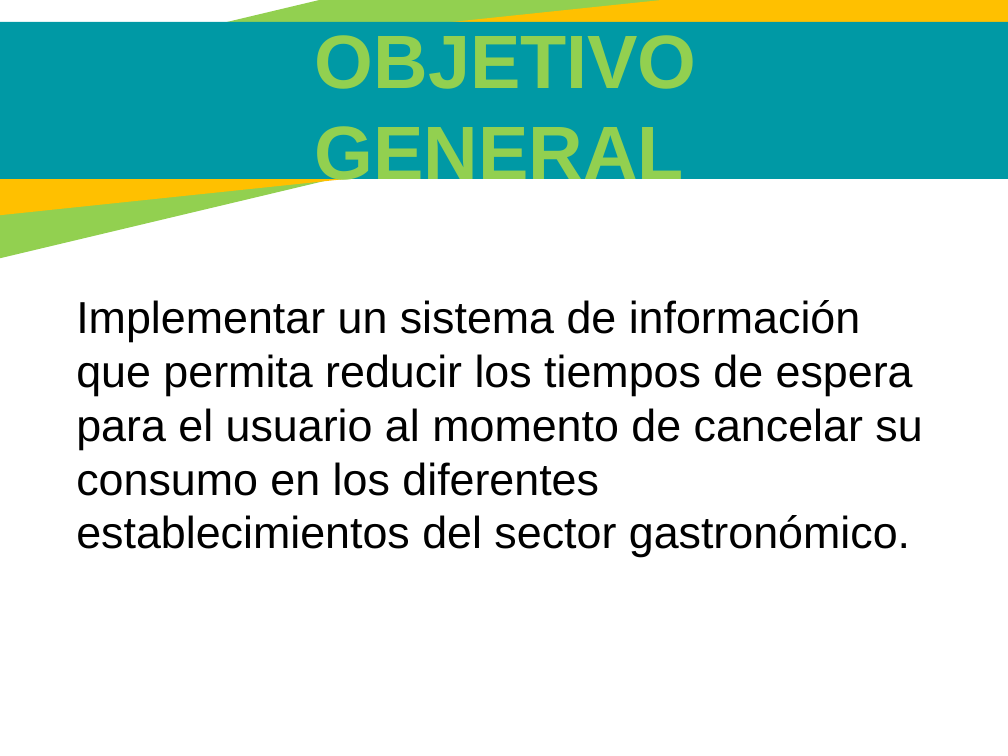
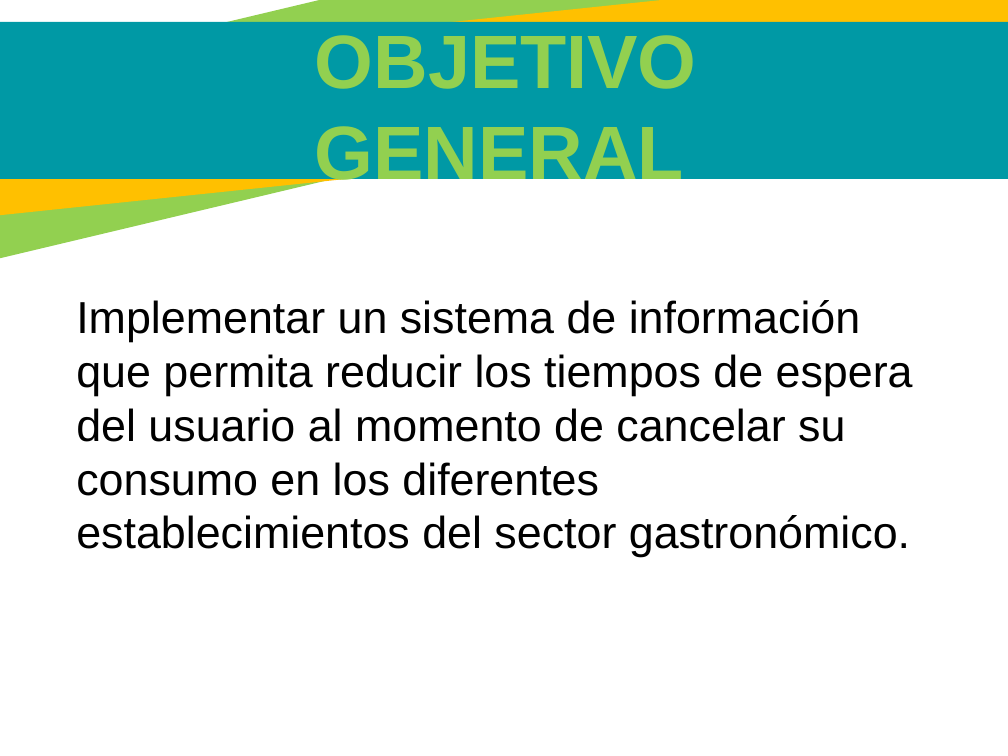
Before and after one commit to juannicolasvargas/SANF-solutions-helps, a slide deck: slide 6 of Cuarto trimestre/Presentacion v4.pptx. Drawn at 1008x756 pixels with LibreOffice and Linux fonts; fonts in the diff are those of the drawing. Boxes give left, top, right and bottom in pixels: in the first picture for what was removed or moved away, otherwise in the second. Text is boxed around its words. In the diff, an @@ line names an element or a change of style, - is before the commit and + after.

```diff
--- a/Cuarto trimestre/Presentacion v4.pptx
+++ b/Cuarto trimestre/Presentacion v4.pptx
@@ text at box(76, 300, 913, 557): text changed @@
-Implementar un sistema de información que permita reducir los tiempos de espera para el usuario al momento de cancelar su consumo en los diferentes establecimientos del sector gastronómico.
+Implementar un sistema de información que permita reducir los tiempos de espera del usuario al momento de cancelar su consumo en los diferentes establecimientos del sector gastronómico.
```
Also in this commit, not shown: 3 other slides changed, 1 slide added, 6 slides removed.
